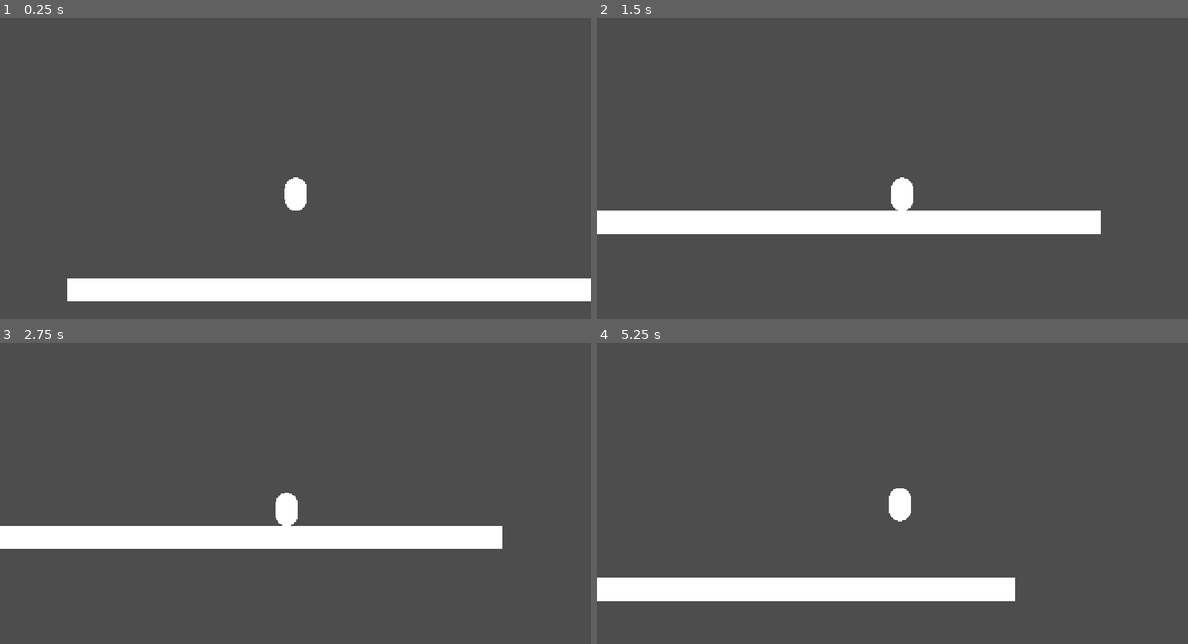
Above: before the commit, frames 1-4 (two rows, left to right).
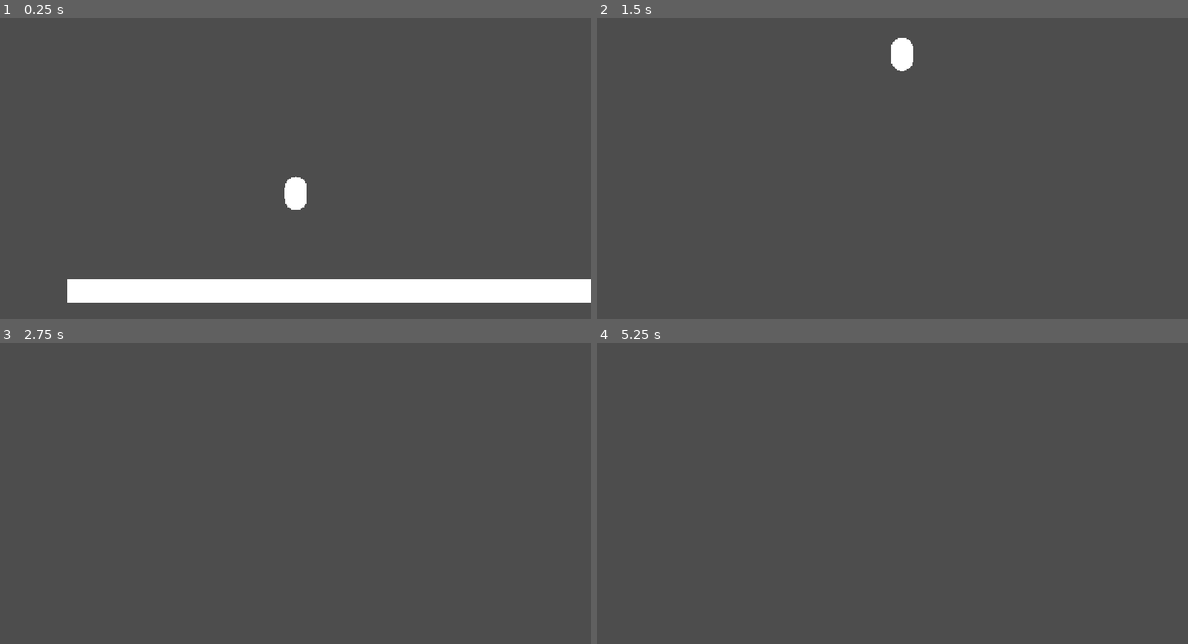
Above: after the commit, the same moments.

Repository: colinabarry/Token-Remake
Game: Godot game, scene res://scenes/levels/test_bed.tscn
The game is run twice, just before and just after one commit, with the same random seed, the same clock (stepped at 60 frames per second) and the same inputs. The project has no main scene, so this scene is started directly.
Inputs:
- Up to frame 1 (0.25 s): no input
- Up to frame 2 (1.5 s): hold D (move_right) from 0.53 s (still down); tap Space (move_jump) at 0.6, 0.77, 1.07, 1.35 s
- Up to frame 3 (2.75 s): tap Space (move_jump) at 1.52, 1.82, 2.1 s; release D (move_right) at 2.03 s; hold A (move_left) from 2.03 s (still down)
- Up to frame 4 (5.25 s): release A (move_left) at 2.78 s; hold D (move_right) 2.78-4.28 s; tap Space (move_jump) at 2.85, 3.02, 3.32, 3.6, 3.77, 4.07, 4.35, 4.52, 4.82, 5.1 s; hold A (move_left) 4.28-5.03 s; hold D (move_right) from 5.03 s (still down)

The runs differ from the first frame. In frame 1, 0.7% of the frame differs, in the area x 11-100%, y 52-95%; in frame 2, 7.4%, in the area x 0-86%, y 6-72%; in frame 3, 6.8%; in frame 4, 5.9%.

Commit message:
huge state machine refactor mostly works

Diff:
--- a/project.godot
+++ b/project.godot
@@ -13,6 +13,10 @@
 config/name="Token Remake"
 config/features=PackedStringArray("4.0", "Forward Plus")
 config/icon="res://icon.svg"
+
+[autoload]
+
+States="*res://scripts/autoloads/states.gd"
 
 [display]
 
--- a/scenes/actors/characters/player/coin_purse.gd
+++ b/scenes/actors/characters/player/coin_purse.gd
@@ -1,2 +1,2 @@
-@icon("res://assets/icons/icon_purse_crisp.png")
+@icon("res://assets/icons/icon_purse.png")
 class_name CoinPurse extends Node
--- a/scenes/actors/characters/player/player.gd
+++ b/scenes/actors/characters/player/player.gd
@@ -3,6 +3,13 @@
 var walk_speed := 100
 var jump_velocity := 250
 var gravity := 9.8
+var default_jump_tokens := 5
+
+# state machine variables
+var is_on_ground := false
+var num_jumps := 0
+var num_jump_tokens := default_jump_tokens
+var input_dir := 0.0
 
 @onready var state_machine := $StateMachine as StateMachine
 @onready var anim_player := $AnimationPlayer as AnimationPlayer
@@ -21,11 +28,9 @@
 
 
 func _process(delta: float) -> void:
-	state_machine.current_state.input_dir_x = (
-		-Input.get_action_strength("move_left") + Input.get_action_strength("move_right")
-	)
-	velocity.x = state_machine.current_state.input_dir_x * walk_speed
+	state_machine.process(delta)
+
+	velocity.x = input_dir * walk_speed
 	velocity.y += gravity
 
-	state_machine.process(delta)
 	move_and_slide()
--- a/scenes/actors/characters/player/player.tscn
+++ b/scenes/actors/characters/player/player.tscn
@@ -1,11 +1,7 @@
-[gd_scene load_steps=10 format=3 uid="uid://dejh1vqu3reuo"]
+[gd_scene load_steps=6 format=3 uid="uid://b874xebdbapxk"]
 
-[ext_resource type="Script" path="res://scenes/actors/components/state_machine/state_machine.gd" id="1_8xt1l"]
 [ext_resource type="Script" path="res://scenes/actors/characters/player/player.gd" id="1_cgsb8"]
-[ext_resource type="Script" path="res://scenes/actors/components/state_machine/idle_state.gd" id="3_asslb"]
-[ext_resource type="Script" path="res://scenes/actors/components/state_machine/walk_state.gd" id="4_yvqed"]
-[ext_resource type="Script" path="res://scenes/actors/components/state_machine/fall_state.gd" id="5_kfe11"]
-[ext_resource type="Script" path="res://scenes/actors/components/state_machine/jump_state.gd" id="6_erjw4"]
+[ext_resource type="Script" path="res://scenes/components/state_machine/state_machine.gd" id="3_c0nlg"]
 [ext_resource type="Script" path="res://scenes/actors/characters/player/coin_purse.gd" id="7_shcpk"]
 
 [sub_resource type="CapsuleShape2D" id="CapsuleShape2D_lcp50"]
@@ -31,18 +27,6 @@
 script = ExtResource("7_shcpk")
 
 [node name="StateMachine" type="Node" parent="."]
-script = ExtResource("1_8xt1l")
-
-[node name="Idle" type="Node" parent="StateMachine"]
-script = ExtResource("3_asslb")
-
-[node name="Walk" type="Node" parent="StateMachine"]
-script = ExtResource("4_yvqed")
-
-[node name="Fall" type="Node" parent="StateMachine"]
-script = ExtResource("5_kfe11")
-
-[node name="Jump" type="Node" parent="StateMachine"]
-script = ExtResource("6_erjw4")
+script = ExtResource("3_c0nlg")
 
 [node name="AnimationPlayer" type="AnimationPlayer" parent="."]
--- a/scenes/actors/components/state_machine/base_state.gd
+++ /dev/null
@@ -1,37 +0,0 @@
-@icon("res://assets/icons/icon_state_crisp.png")
-class_name BaseState extends Node
-
-enum State {
-	NULL,
-	IDLE,
-	WALK,
-	FALL,
-	JUMP,
-}
-
-@export var animation: String
-
-var player: Player
-var input_dir_x: float
-
-
-## Called by StateMachine on [new_state] when changing states
-func enter() -> void:
-	player.anim_player.play(animation)
-
-
-## Called by StateMachine on [current_state] when changing states
-func exit() -> void:
-	pass
-
-
-func input(_event: InputEvent) -> int:
-	return State.NULL
-
-
-func physics_process(_delta: float) -> int:
-	return State.NULL
-
-
-func process(_delta: float) -> int:
-	return State.NULL
--- a/scenes/actors/components/state_machine/fall_state.gd
+++ /dev/null
@@ -1,10 +0,0 @@
-extends BaseState
-
-
-func process(_delta: float) -> int:
-	if player.is_on_floor() and input_dir_x == 0:
-		return State.IDLE
-	elif player.is_on_floor() and input_dir_x != 0:
-		return State.WALK
-
-	return State.NULL
--- a/scenes/actors/components/state_machine/idle_state.gd
+++ /dev/null
@@ -1,23 +0,0 @@
-extends BaseState
-
-
-func enter() -> void:
-	player.velocity.x = 0
-
-
-func input(_event: InputEvent) -> int:
-	if Input.is_action_just_pressed("move_left") or Input.is_action_just_pressed("move_right"):
-		return State.WALK
-	elif Input.is_action_just_pressed("move_jump"):
-		return State.JUMP
-
-	return State.NULL
-
-
-func process(_delta: float) -> int:
-	player.velocity.y += player.gravity
-
-	if !player.is_on_floor():
-		return State.FALL
-
-	return State.NULL
--- a/scenes/actors/components/state_machine/jump_state.gd
+++ /dev/null
@@ -1,13 +0,0 @@
-extends BaseState
-
-
-func enter() -> void:
-	super()
-	player.velocity.y -= player.jump_velocity
-
-
-func process(_delta: float) -> int:
-	if player.velocity.y >= 0:
-		return State.FALL
-
-	return State.NULL
--- a/scenes/actors/components/state_machine/state_machine.gd
+++ /dev/null
@@ -1,49 +0,0 @@
-@icon("res://assets/icons/icon_state_machine_crisp.png")
-class_name StateMachine extends Node
-
-var current_state: BaseState
-
-@onready var states := {
-	BaseState.State.IDLE: $Idle,
-	BaseState.State.WALK: $Walk,
-	BaseState.State.FALL: $Fall,
-	BaseState.State.JUMP: $Jump,
-}
-
-
-## Gives each state a reference to the player and initializes [current_state] to IDLE
-func init(player: Player) -> void:
-	for child in get_children():
-		child.player = player
-
-	change_state(BaseState.State.IDLE)
-
-
-## Exits the current state, sets and enters the new state
-func change_state(new_state: int) -> void:
-	if current_state:
-		print(current_state.name, " -> ", states[new_state].name)
-		current_state.exit()
-
-	current_state = states[new_state]
-	current_state.enter()
-
-
-## Passes inputs down to the current state, changing state if necessary
-func input(event: InputEvent) -> void:
-	_get_state_change(current_state.input(event))
-
-
-## Passes physics_process down to the current state, changing state if necessary
-func physics_process(delta: float) -> void:
-	_get_state_change(current_state.physics_process(delta))
-
-
-## Passes process down to the current state, changing state if necessary
-func process(delta: float) -> void:
-	_get_state_change(current_state.process(delta))
-
-
-func _get_state_change(new_state: int) -> void:
-	if new_state != BaseState.State.NULL:
-		change_state(new_state)
--- a/scenes/actors/components/state_machine/walk_state.gd
+++ /dev/null
@@ -1,17 +0,0 @@
-extends BaseState
-
-
-func input(_event: InputEvent) -> int:
-	if Input.is_action_just_pressed("move_jump"):
-		return State.JUMP
-
-	return State.NULL
-
-
-func process(_delta: float) -> int:
-	if !player.is_on_floor():
-		return State.FALL
-	if input_dir_x == 0:
-		return State.IDLE
-
-	return State.NULL
--- /dev/null
+++ b/scenes/components/state_machine/base_state.gd
@@ -0,0 +1,23 @@
+@icon("res://assets/icons/icon_state.png")
+class_name BaseState extends Resource
+
+signal transition_started(new_state: BaseState)
+
+@export var animation: String
+
+var player: Player
+var state_machine: StateMachine
+
+
+## Called by StateMachine on [new_state] when changing states
+func enter() -> void:
+	player.anim_player.play(animation)
+
+
+## Called by StateMachine on [current_state] when changing states
+func exit() -> void:
+	pass
+
+
+func register_transition(new_state: BaseState, trigger_signal: Signal) -> void:
+	trigger_signal.connect(func(): state_machine.try_state_change(new_state))
--- /dev/null
+++ b/scenes/components/state_machine/fall_state.gd
@@ -0,0 +1,5 @@
+class_name FallState extends BaseState
+
+
+func _init() -> void:
+	resource_name = "FallState"
--- /dev/null
+++ b/scenes/components/state_machine/idle_state.gd
@@ -0,0 +1,9 @@
+class_name IdleState extends BaseState
+
+
+func _init() -> void:
+	resource_name = "IdleState"
+
+
+func enter() -> void:
+	player.velocity.x = 0
--- /dev/null
+++ b/scenes/components/state_machine/jump_state.gd
@@ -0,0 +1,10 @@
+class_name JumpState extends BaseState
+
+
+func _init() -> void:
+	resource_name = "JumpState"
+
+
+func enter() -> void:
+	super()
+	player.velocity.y -= player.jump_velocity
--- /dev/null
+++ b/scenes/components/state_machine/null_state.gd
@@ -0,0 +1 @@
+class_name NullState extends BaseState
--- /dev/null
+++ b/scenes/components/state_machine/state_machine.gd
@@ -0,0 +1,128 @@
+@icon("res://assets/icons/icon_state_machine.png")
+class_name StateMachine extends Node
+
+signal started_walking
+signal stopped_walking_on_ground
+signal stopped_walking_in_air
+signal jumped
+signal started_falling
+signal stopped_touching_ground
+signal started_touching_ground_moving
+signal started_touching_ground_unmoving
+
+@export var states := [] as Array[BaseState]
+
+var current_state: BaseState
+
+# @onready var states := get_children() as Array[BaseState]
+@onready var player: Player
+
+
+## Gives each state a reference to the player and initializes [current_state] to IDLE
+func init(player: Player) -> void:
+	self.player = player
+
+	_register_state(
+		States.IDLE_STATE,
+		{
+			States.WALK_STATE: started_walking,
+			States.JUMP_STATE: jumped,
+			States.FALL_STATE: stopped_touching_ground,
+		}
+	)
+	_register_state(
+		States.WALK_STATE,
+		{
+			States.IDLE_STATE: stopped_walking_on_ground,
+			States.JUMP_STATE: jumped,
+			States.FALL_STATE: stopped_touching_ground,
+			States.FALL_STATE: stopped_walking_in_air,
+		}
+	)
+	_register_state(
+		States.FALL_STATE,
+		{
+			States.WALK_STATE: started_touching_ground_moving,
+			States.IDLE_STATE: started_touching_ground_unmoving,
+		}
+	)
+	_register_state(
+		States.JUMP_STATE,
+		{
+			States.FALL_STATE: started_falling,
+		}
+	)
+
+	change_state(States.IDLE_STATE)
+
+
+## Exits the current state, sets and enters the new state
+func change_state(new_state: BaseState) -> void:
+	if current_state:
+		print(current_state.resource_name, " -> ", new_state.resource_name)
+		current_state.exit()
+
+	current_state = new_state
+	current_state.enter()
+
+
+func input(_event: InputEvent) -> void:
+	player.input_dir = (
+		-Input.get_action_strength("move_left") + Input.get_action_strength("move_right")
+	)
+
+	_emit_input_signals()
+
+
+func physics_process(_delta: float) -> void:
+	pass
+
+
+func process(_delta: float) -> void:
+	_emit_process_signals()
+
+
+func try_state_change(new_state: BaseState) -> void:
+	if not new_state is NullState:
+		change_state(new_state)
+
+
+func _register_state(new_state: BaseState, transitions: Dictionary) -> bool:
+	if states.has(new_state):
+		return false
+
+	new_state.player = player
+	new_state.state_machine = self
+
+	for transition_key in transitions.keys() as Array[BaseState]:
+		new_state.register_transition(transition_key, transitions[transition_key] as Signal)
+
+	# new_state.register_transition(try_state_change)
+	states.append(new_state)
+	return true
+
+
+func _emit_input_signals() -> void:
+	if Input.is_action_just_pressed("move_left") or Input.is_action_just_pressed("move_right"):
+		started_walking.emit()
+	if Input.is_action_just_released("move_left") or Input.is_action_just_released("move_right"):
+		if player.is_on_ground:
+			stopped_walking_on_ground.emit()
+		else:
+			stopped_walking_in_air.emit()
+	if Input.is_action_just_pressed("move_jump"):
+		jumped.emit()
+
+
+func _emit_process_signals() -> void:
+	if player.is_on_ground and not player.is_on_floor():
+		player.is_on_ground = false  # TODO: move this into player, listen for signal?
+		stopped_touching_ground.emit()
+	if not player.is_on_ground and player.is_on_floor():
+		player.is_on_ground = true  # TODO: see above :)
+		if player.input_dir == 0:
+			started_touching_ground_unmoving.emit()
+		else:
+			started_touching_ground_moving.emit()
+	if current_state is JumpState and player.velocity.y >= 0:
+		started_falling.emit()
--- /dev/null
+++ b/scenes/components/state_machine/walk_state.gd
@@ -0,0 +1,5 @@
+class_name WalkState extends BaseState
+
+
+func _init() -> void:
+	resource_name = "WalkState"
--- /dev/null
+++ b/scripts/autoloads/states.gd
@@ -0,0 +1,6 @@
+extends Node
+
+@onready var IDLE_STATE := IdleState.new()
+@onready var WALK_STATE := WalkState.new()
+@onready var FALL_STATE := FallState.new()
+@onready var JUMP_STATE := JumpState.new()
Binary file added: assets/icons/icon_purse.png
Not shown, changed: assets/icons/icon_purse.png.import
Binary file removed: assets/icons/icon_purse_crisp.png
Binary file added: assets/icons/icon_state.png
Not shown, changed: assets/icons/icon_state.png.import
Binary file removed: assets/icons/icon_state_crisp.png
Binary file added: assets/icons/icon_state_machine.png
Not shown, changed: assets/icons/icon_state_machine.png.import
Binary file removed: assets/icons/icon_state_machine_crisp.png
Not shown: 1 places in scenes/levels/test_bed.tscn that only renumber resources
